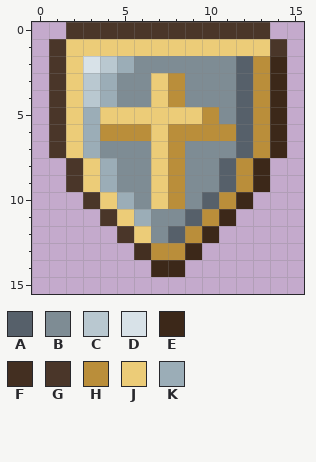
Pixel-art file: resources/gfx/ui/icons/items/heavy_iron_shield.aseprite. This is how it looked before the edit.
16x16 pixels, 1 frame. Colours within 5 levels of each other are drawn and written as one.
Palette (. is transparent): A #56606a  B #7e8c94  C #b9c8d0  D #d8e2e8  E #3c2819  F #432f21  G #4a3629  H #ba8e3a  J #eccc78  K #9badb7
Pixels before, first column x 1:
 0 .GGGGGGGGGGGG.
 1 GJJJJJJJJJJJJG
 2 GJDCKBBBBBBAHE
 3 GJCKBBJHBBBAHE
 4 GJCKBBJHBBBAHE
 5 GJKJJJJJJHBAHE
 6 GJKHHHJHHHHAHE
 7 GJKBBBJHBBBAHE
 8 .GJKBBJHBBAHE.
 9 .GJKBBJHBBAHE.
10 ..GJKBJHBAHE..
11 ...GJKBBAHE...
12 ....GJBAHE....
13 .....FHHE.....
14 ......EE......
Once edited:
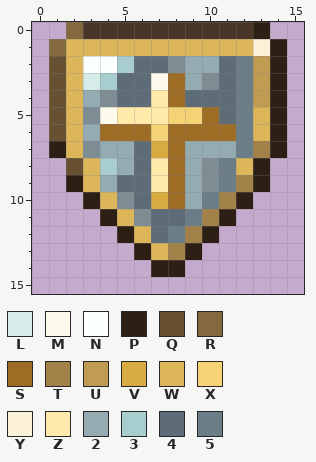
Colours new in this view: L #d6ece9  M #fffbec  N #fbfffe  P #2d1f14  Q #675132  R #85693e  S #9d6d26  T #a28249  U #bf9c52  V #d7ab3f  W #ddb65a  X #f5d275  Y #faf1d8  Z #ffeaab  2 #93abb1  3 #a8cdcf  4 #5d6c77  5 #6b7e87
Difference:
Changed rows in their new state; - is an unchanged pixel.
first column x 1:
 0 -R----------P-
 1 RWWWWWWWWWWWYP
 2 QWNN344-2245UP
 3 QWL344MS2-45UP
 4 QW2B44ZS4445UP
 5 QWBMZZZXXS45WP
 6 QW2SSSXSSSS5WP
 7 PWB224VS2225TP
 8 -QW324ZS2-5WP-
 9 -PW244ZS2-5TP-
10 --PWB4VS25TP--
11 ---PWB445TP---
12 ----PW45TP----
13 -----PWTP-----
14 ------PP------
